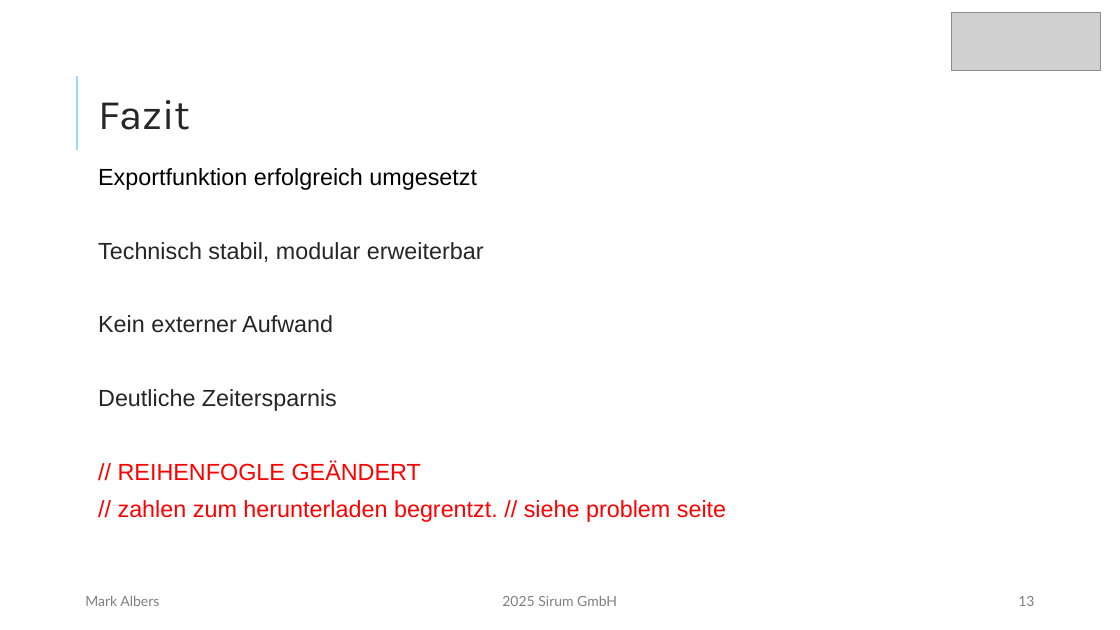
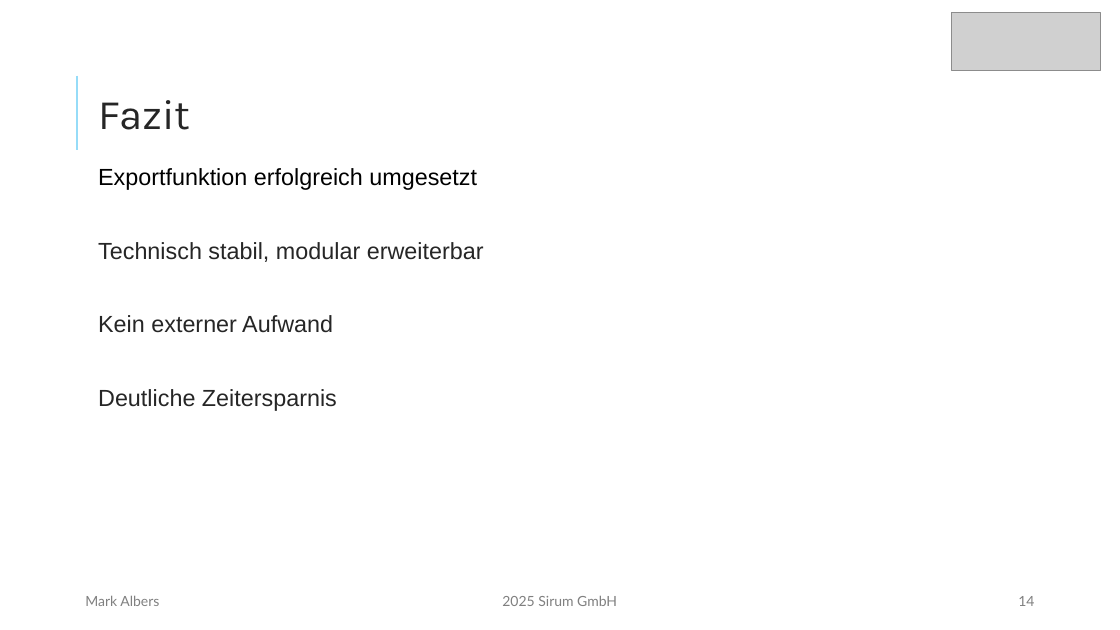
Before and after one commit to mork02/IHK-Projekt, a slide deck: slide 14 of Präsentation/Entwicklung eines Odoo-Moduls zur ZIP-komprimierten Dateiverwaltung im Dokumentenmanagementsystem.pptx (slide 13 before the commit). Drawn at 1120x630 pixels with LibreOffice and Linux fonts; fonts in the diff are those of the drawing; grey boxes stand for pictures. Boxes give left, top, right and bottom in pixels: in the first picture for what was removed or moved away, otherwise in the second. Text is boxed around its words. In the diff, an @@ line names an element or a change of style, - is before the commit and + after.

```diff
--- a/Präsentation/Entwicklung eines Odoo-Moduls zur ZIP-komprimierten Dateiverwaltung im Dokumentenmanagementsystem.pptx
+++ b/Präsentation/Entwicklung eines Odoo-Moduls zur ZIP-komprimierten Dateiverwaltung im Dokumentenmanagementsystem.pptx
@@ text at (118,461,726,522): paragraphs removed @@
-// REIHENFOGLE GEÄNDERT
-// zahlen zum herunterladen begrentzt. // siehe problem seite
@@ page number at (1018,596,1034,606): text changed @@
-13
+14
```
Also in this commit, not shown: 5 other slides changed, 1 slide added, 3 other files.
